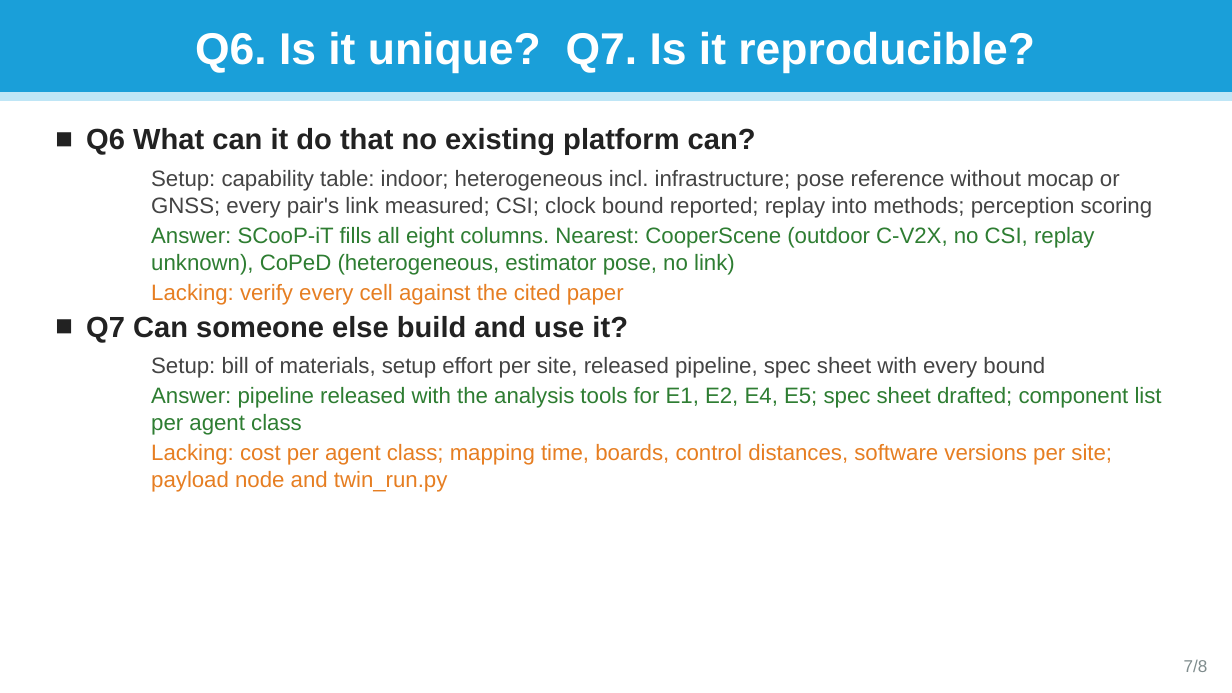
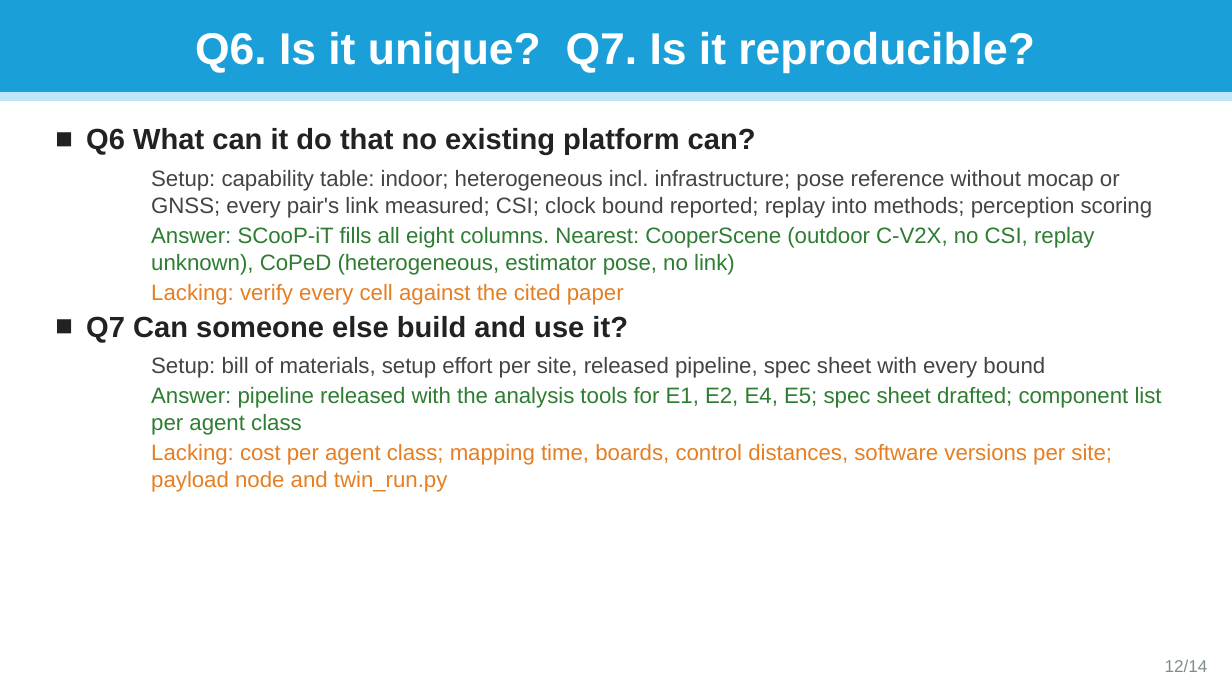
Before and after one commit to jorichee14/Others, a slide deck: slide 12 of scoop_testbed_paper/SCooP-iT_testbed_questions.pptx (slide 7 before the commit). Drawn at 1232x693 pixels with LibreOffice and Linux fonts; fonts in the diff are those of the drawing. Boxes give left, top, right and bottom in pixels: in the first picture for what was removed or moved away, otherwise in the second. Text is boxed around its words. In the diff, an @@ line names an element or a change of style, - is before the commit and + after.

```diff
--- a/scoop_testbed_paper/SCooP-iT_testbed_questions.pptx
+++ b/scoop_testbed_paper/SCooP-iT_testbed_questions.pptx
@@ text at [1165, 659, 1208, 672]: text changed @@
-7/8
+12/14
```
Also in this commit, not shown: 7 other slides changed, 6 slides added, 1 other file.
